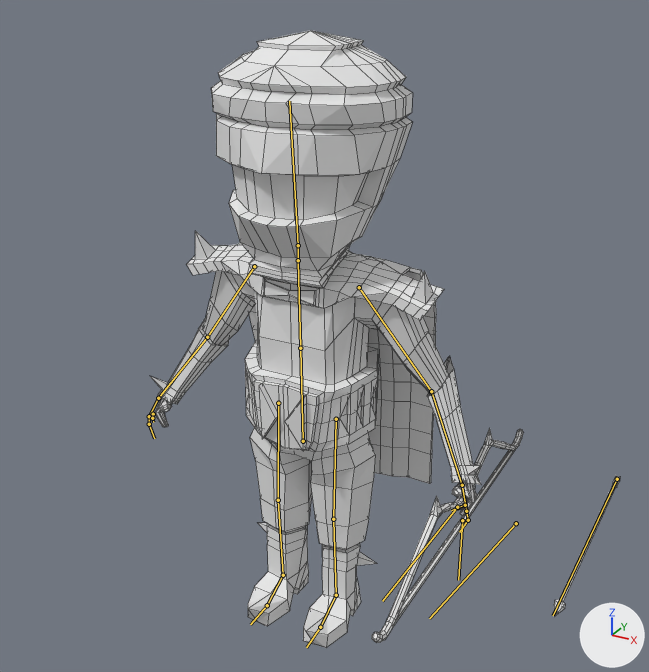
Two versions of the Blender file Map/Assets/Models/Persians/Persian_archer/Persian_archer_advanced.blend, one commit apart.
Before and after are seen from a camera (50 mm lens) standing at (1.43, -2.44, 2.43) and looking at (0.14, -0.1, 1.26). Every picture has the same lights, and +X, +Y and +Z are marked at lower right. The bones that bend it are drawn over the model as lines. Mesh edges are drawn as thin lines.

Objects in the first picture: 'Persian'.
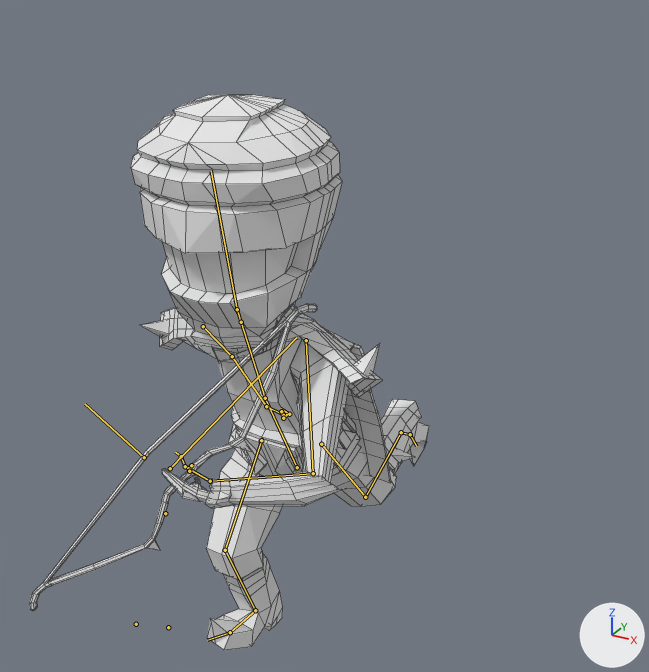
The newer file adds an action. The first version stands in its rest pose; the second is drawn at frame 9 of the action 'Persian_Archer_Advanced_Run'.

The change in detail:
Bone 'abdomen' (bone_abdomen) moves from (0.0, 0.0, 0.0) to (-0.08, -0.85, -0.2).
Bone 'abdomen' (bone_abdomen) turns from (0, 0, 0) to (3, 8, 23) degrees about its own x, y and z.
Bone 'pecho' (bone_pecho) moves from (0.0, 0.0, 0.0) to (0.18, -0.14, -0.97).
Bone 'pecho' (bone_pecho) turns from (0, 0, 0) to (-12, 0, -8) degrees about its own x, y and z.
Bone 'cabeza' (bone_cabeza) turns from (0, 0, 0) to (8, -1, 3) degrees about its own x, y and z.
Bone 'brazo_L' (bone_brazo_l) turns from (0, 0, 0) to (-18, -35, -41) degrees about its own x, y and z.
Bone 'antebrazo_L' (bone_antebrazo_l) turns from (0, 0, 0) to (-26, -15, -57) degrees about its own x, y and z.
Bone 'mano_L' (bone_mano_l) turns from (0, 0, 0) to (13, 33, -22) degrees about its own x, y and z.
Bone 'pulgar1_L' (bone_pulgar1_l) turns from (0, 0, 0) to (-4, -28, -18) degrees about its own x, y and z.
Bone 'pulga2_L' (bone_pulga2_l) turns from (0, 0, 0) to (-50, 12, -34) degrees about its own x, y and z.
Bone 'Hacha' (bone_hacha) moves from (0.0, 0.0, 0.0) to (0.05, 0.22, 0.18).
Bone 'Hacha' (bone_hacha) turns from (0, 0, 0) to (-40, 35, -21) degrees about its own x, y and z.
Bone 'String' (bone_string) moves from (0.0, 0.0, 0.0) to (0.31, 0.0, 0.0).
Bone 'Pick' (bone_pick) moves from (0.0, 0.0, 0.0) to (-0.88, -0.26, 0.74).
Bone 'Pick' (bone_pick) turns from (0, 0, 0) to (0, 43, 0) degrees about its own x, y and z.
Bone 'Pick' (bone_pick) is rescaled from (1.0, 1.0, 1.0) to (0.0, 0.0, 0.0).
Bone 'Arrow' (bone_arrow) moves from (0.0, 0.0, 0.0) to (-2.38, 0.13, 0.1).
Bone 'Arrow' (bone_arrow) turns from (0, 0, 0) to (19, 25, -8) degrees about its own x, y and z.
Bone 'Arrow' (bone_arrow) is rescaled from (1.0, 1.0, 1.0) to (0.0, 0.0, 0.0).
Bone 'brazo_R' (bone_brazo_r) turns from (0, 0, 0) to (-8, -22, -28) degrees about its own x, y and z.
Bone 'antebrazo_R' (bone_antebrazo_r) turns from (0, 0, 0) to (-17, 3, 5) degrees about its own x, y and z.
Bone 'mano_R' (bone_mano_r) turns from (0, 0, 0) to (-19, 7, -2) degrees about its own x, y and z.
Bone 'dedos_mano_R' (bone_dedos_mano_r) turns from (0, 0, 0) to (41, -9, 10) degrees about its own x, y and z.
Bone 'dedos_mano2_R' (bone_dedos_mano2_r) turns from (0, 0, 0) to (71, -16, 7) degrees about its own x, y and z.
Bone 'pulgar1_R' (bone_pulgar1_r) turns from (0, 0, 0) to (-16, -26, -4) degrees about its own x, y and z.
Bone 'pie_L_control' (bone_pie_l_control) moves from (0.0, 0.0, 0.0) to (-0.03, -3.99, 4.49).
Bone 'pie_L_control' (bone_pie_l_control) turns from (0, 0, 0) to (-122, 6, 6) degrees about its own x, y and z.
Bone 'pie_R_control' (bone_pie_r_control) moves from (0.0, 0.0, 0.0) to (-0.2, 1.98, 0.01).
Bone 'pie_R_control' (bone_pie_r_control) turns from (0, 0, 0) to (23, 0, -10) degrees about its own x, y and z.

Where the change shows, as pixel boxes [x1, y1, x2, y2] in the pictures (649 x 672 px):
'Persian', posed (15% narrower, 10% shorter)
    before: [150, 30, 620, 648]
    after: [29, 95, 429, 650]
bone 'abdomen', root to tip
    before: (303, 441) to (300, 348)
    after: (297, 467) to (265, 398)
bone 'pecho', root to tip
    before: (300, 348) to (298, 260)
    after: (265, 398) to (241, 322)
bone 'cabeza', root to tip
    before: (298, 245) to (289, 101)
    after: (237, 309) to (211, 171)
bone 'brazo_L', root to tip
    before: (359, 287) to (431, 391)
    after: (306, 340) to (313, 473)
bone 'antebrazo_L', root to tip
    before: (431, 391) to (462, 485)
    after: (313, 473) to (210, 481)
bone 'mano_L', root to tip
    before: (462, 485) to (466, 511)
    after: (210, 481) to (185, 466)
bone 'pulgar1_L', root to tip
    before: (465, 505) to (457, 507)
    after: (189, 471) to (191, 465)
bone 'pulga2_L', root to tip
    before: (457, 507) to (451, 510)
    after: (191, 465) to (187, 468)
bone 'Hacha', root to tip
    before: (457, 507) to (382, 601)
    after: (170, 468) to (296, 337)
bone 'String', root to tip
    before: (462, 520) to (458, 580)
    after: (144, 457) to (85, 404)
bone 'Pick', root to tip
    before: (516, 523) to (429, 618)
    after: (165, 513) to (165, 513)
bone 'Arrow', root to tip
    before: (617, 479) to (553, 615)
    after: (136, 624) to (136, 624)
bone 'brazo_R', root to tip
    before: (254, 266) to (207, 337)
    after: (203, 326) to (232, 356)
bone 'antebrazo_R', root to tip
    before: (207, 337) to (158, 398)
    after: (232, 356) to (266, 406)
bone 'mano_R', root to tip
    before: (158, 398) to (149, 416)
    after: (266, 406) to (283, 414)
bone 'dedos_mano_R', root to tip
    before: (149, 416) to (149, 424)
    after: (283, 414) to (289, 414)
bone 'dedos_mano2_R', root to tip
    before: (149, 424) to (154, 438)
    after: (289, 414) to (280, 408)
bone 'pulgar1_R', root to tip
    before: (153, 414) to (152, 418)
    after: (281, 411) to (283, 418)
